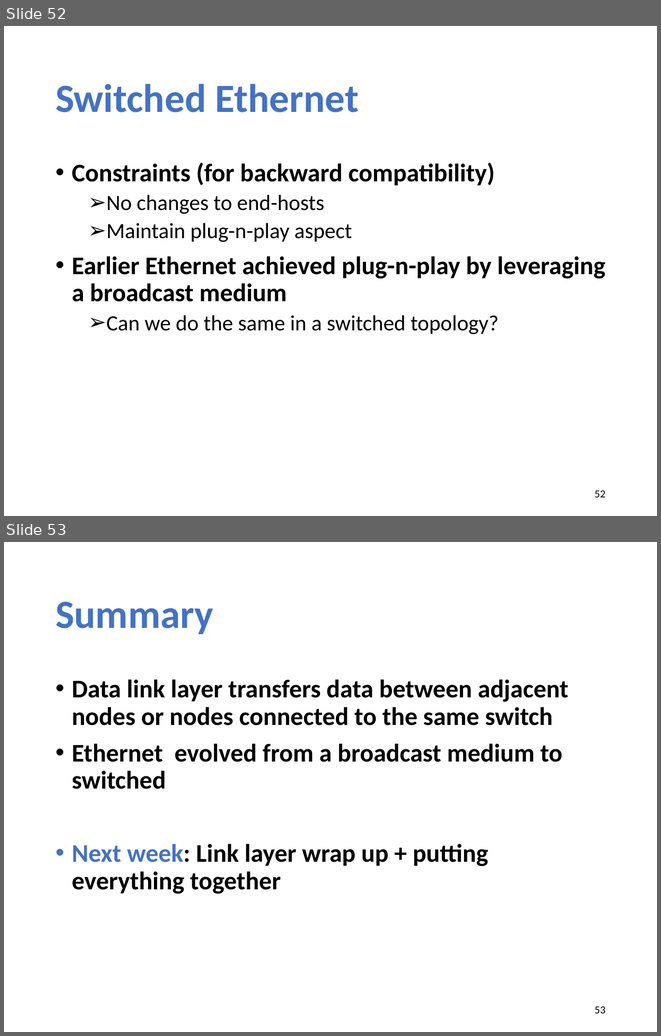
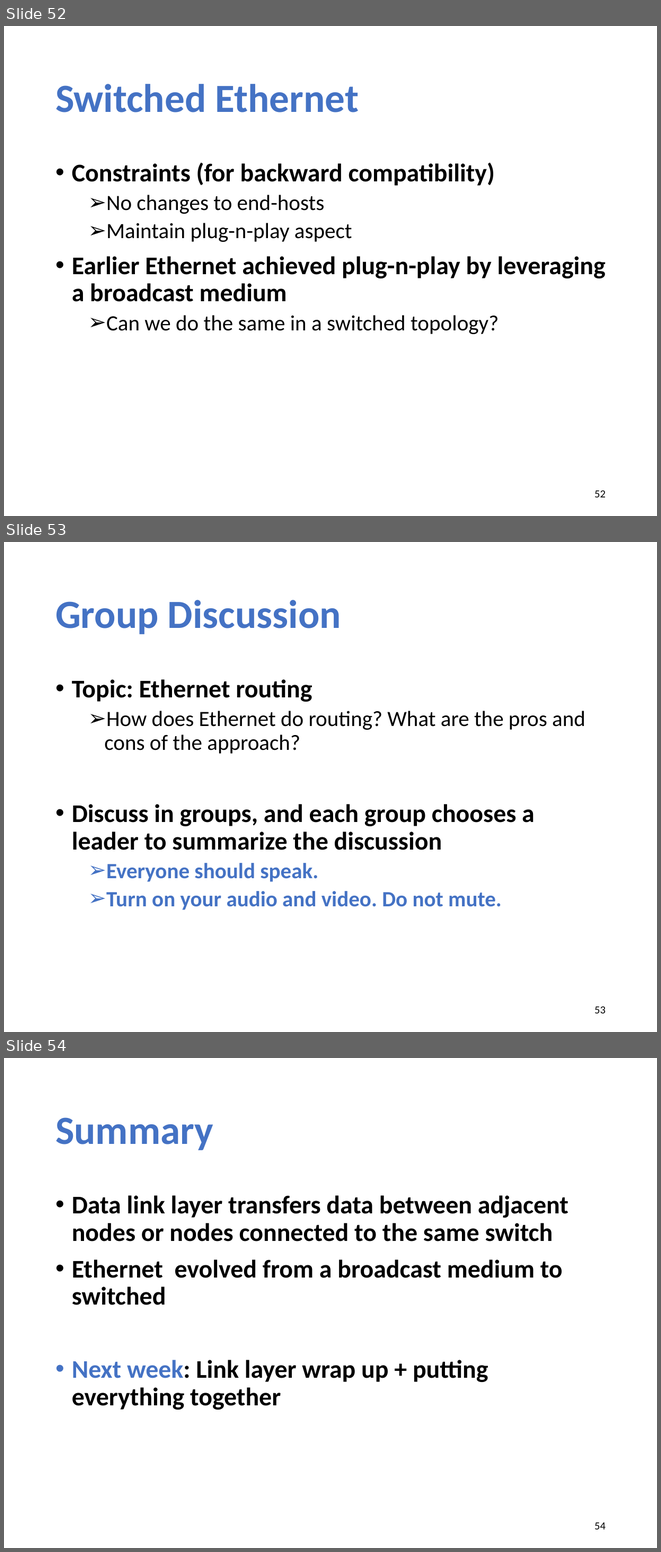
Before and after one commit to xinjin/course-net, a slide deck: slides/lec17_link.pptx. Shown one above the other, each under a label of ours: slides 52 and 53 before the commit, slides 52, 53 and 54 after it. The pictures are 661x1036 and 661x1552 pixels, drawn with LibreOffice and Linux fonts; fonts in the diff are those of the drawing. Boxes give left, top, right and bottom in pixels: in the first picture for what was removed or moved away, otherwise in the second. Text is boxed around its words. In the diff, an @@ line names an element or a change of style, - is before the commit and + after.

```diff
--- a/slides/lec17_link.pptx
+++ b/slides/lec17_link.pptx
@@ slide 53 added at <box>4,542,657,1032</box>, background #FFFFFF @@
@@ title added at <box>55,600,341,634</box>, 44 pt, text #4472C4, bold @@
+Group Discussion
@@ text added at <box>72,679,585,910</box>, 24 pt, text #000000, bold @@
+• Topic: Ethernet routing
+  ➢ How does Ethernet do routing? What are the pros and cons of the approach?
+• Discuss in groups, and each group chooses a leader to summarize the discussion
+  ➢ Everyone should speak.
+  ➢ Turn on your audio and video. Do not mute.
@@ page number added at <box>594,1006,606,1013</box>, 12 pt, text #000000 @@
+53
@@ what was slide 53 is now slide 54 @@
@@ page number at <box>594,1522,606,1529</box>: text changed @@
-53
+54
```
Also in this commit, not shown: 8 slides changed, 1 other file.
